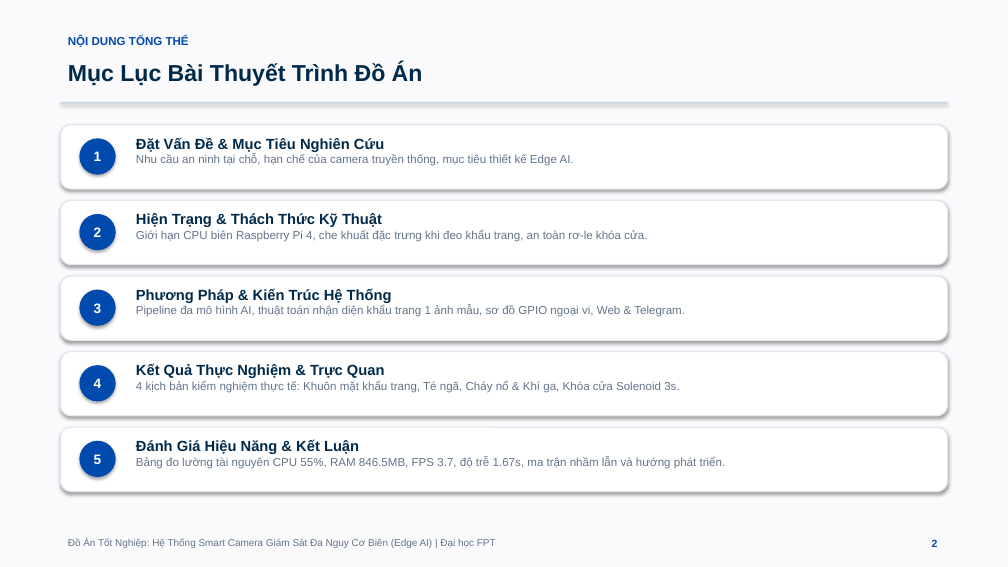
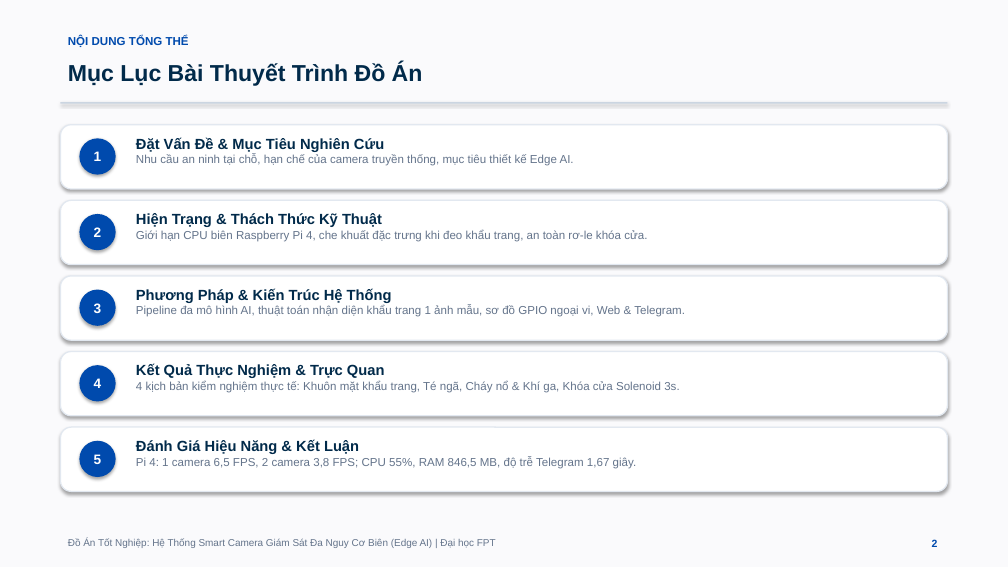
Before and after one commit to toannv72/IOT-BASED-SMART-CAMERA-SYSTEM-WITH-FACE-RECOGNITION-AND-ANOMALY-DETECTION, a slide deck: slide 2 of thuyet_trinh_do_an.pptx. Drawn at 1008x567 pixels with LibreOffice and Linux fonts; fonts in the diff are those of the drawing. Boxes give left, top, right and bottom in pixels: in the first picture for what was removed or moved away, otherwise in the second. Text is boxed around its words. In the diff, an @@ line names an element or a change of style, - is before the commit and + after.

Commit message:
feat: add live camera monitoring interface and update metrics data

```diff
--- a/thuyet_trinh_do_an.pptx
+++ b/thuyet_trinh_do_an.pptx
@@ text at (136, 457, 637, 469): text changed @@
-Bảng đo lường tài nguyên CPU 55%, RAM 846.5MB, FPS 3.7, độ trễ 1.67s, ma trận nhầm lẫn và hướng phát triển.
+Pi 4: 1 camera 6,5 FPS, 2 camera 3,8 FPS; CPU 55%, RAM 846,5 MB, độ trễ Telegram 1,67 giây.
```
Also in this commit, not shown: 2 other slides changed, 6 other files.
